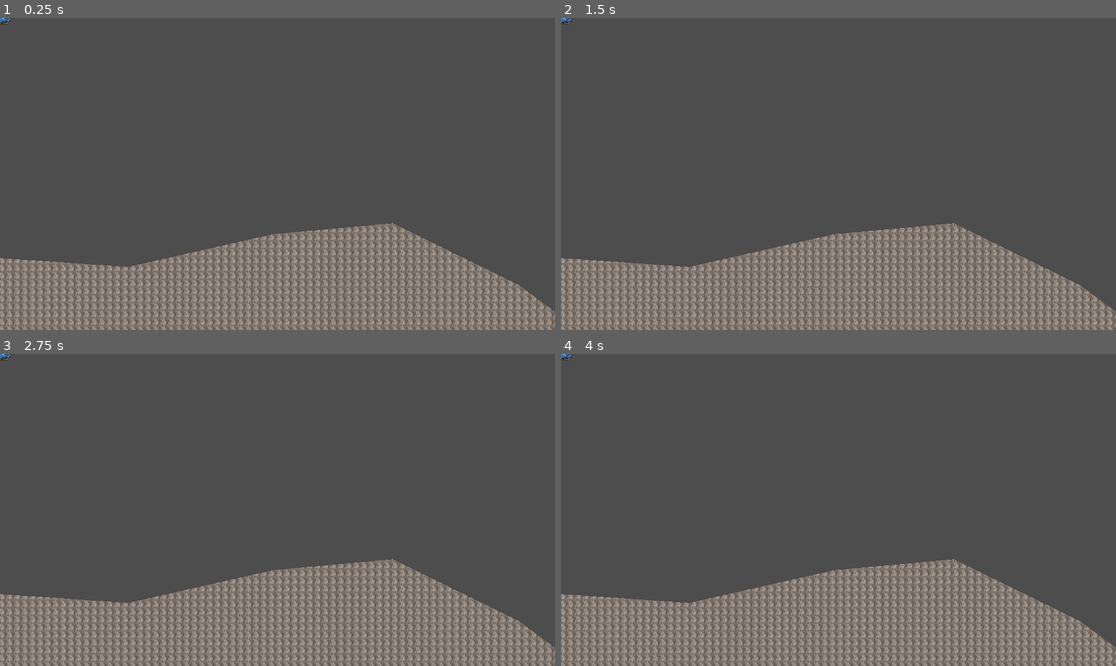
Above: before the commit, frames 1-4 (two rows, left to right).
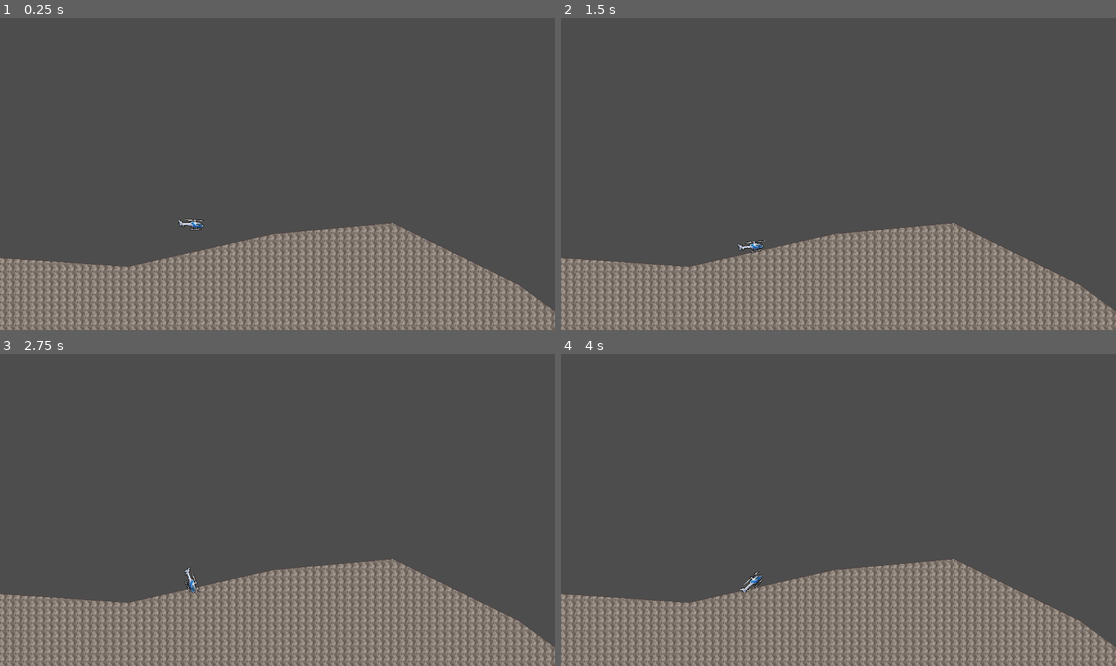
Above: after the commit, the same moments.

Repository: crispyBrownWork/fathelicopter
Game: Godot game, scene res://world_environment.tscn
Two runs of this game, one before a commit and one after it. Both use one fixed random seed, a clock stepped at 60 frames per second and the inputs below.
Inputs (mouse positions are in pixels of both pictures, inside the frame that each line leads up to):
- Up to frame 1 (0.25 s): no input
- Up to frame 2 (1.5 s): tap Enter at 0.5 s; move the mouse to (960, 158) at 0.52 s; hold Right (ui_right) 0.53-1.25 s; hold Alt 0.53-1.25 s; click (960, 158) at 0.67 s; tap Space at 0.77, 1.25 s; drag from (727, 189) to (810, 236) at 1.27 s
- Up to frame 3 (2.75 s): move the mouse to (333, 441) at 2.02 s; hold Right (ui_right) from 2.03 s (still down); hold Ctrl from 2.03 s (still down)
- Up to frame 4 (4 s): release Right (ui_right) at 2.75 s; release Ctrl at 2.75 s; drag from (810, 572) to (672, 463) at 2.77 s; move the mouse to (1005, 556) at 3.52 s; hold Left (ui_left) from 3.53 s (still down); hold Alt from 3.53 s (still down); tap Space at 3.77 s

The runs differ from the first frame. In frame 1, 0.1% of the frame differs, in the area x 0-37%, y 0-69%; in frame 2, 0.1%; in frame 3, 0.1%; in frame 4, 0.1%.

Commit message:
fixed physics
fixed rigidbody2d and added collisionshape to terrain

Diff:
--- /dev/null
+++ b/Player.gd
@@ -0,0 +1,22 @@
+extends Node2D
+
+# Speed of rotation when the player presses keys
+@export var rotation_speed: float = 100.0
+# Speed of rotation to return to upright position
+@export var return_speed: float = 200.0
+
+func _process(delta: float) -> void:
+	# Get input for rotation
+	if Input.is_action_pressed("ui_left"):  # 'A' is bound to ui_left by default
+		rotation_degrees -= rotation_speed * delta
+	elif Input.is_action_pressed("ui_right"):  # 'D' is bound to ui_right by default
+		rotation_degrees += rotation_speed * delta
+	else:
+		# Return to upright position (90 degrees)
+		if rotation_degrees > 0:
+			rotation_degrees -= return_speed * delta
+		elif rotation_degrees < 0:
+			rotation_degrees += return_speed * delta
+
+	# Clamp the rotation between 0 and 180 degrees
+	rotation_degrees = clamp(rotation_degrees, -90, 90)
--- /dev/null
+++ b/RigidBody2D.gd
@@ -0,0 +1,23 @@
+extends RigidBody2D
+
+
+# Speed of rotation when the player presses keys
+@export var rotation_speed: float = 100.0
+# Speed of rotation to return to upright position
+@export var return_speed: float = 200.0
+
+func _process(delta: float) -> void:
+	# Get input for rotation
+	if Input.is_action_pressed("ui_left"):  # 'A' is bound to ui_left by default
+		rotation_degrees -= rotation_speed * delta
+	elif Input.is_action_pressed("ui_right"):  # 'D' is bound to ui_right by default
+		rotation_degrees += rotation_speed * delta
+	else:
+		# Return to upright position (90 degrees)
+		if rotation_degrees > 0:
+			rotation_degrees -= return_speed * delta
+		elif rotation_degrees < 0:
+			rotation_degrees += return_speed * delta
+
+	# Clamp the rotation between 0 and 180 degrees
+	rotation_degrees = clamp(rotation_degrees, -90, 90)
--- a/project.godot
+++ b/project.godot
@@ -12,7 +12,7 @@
 
 config/name="FatHelicopter"
 run/main_scene="res://world_environment.tscn"
-config/features=PackedStringArray("4.3", "Forward Plus")
+config/features=PackedStringArray("4.2", "Forward Plus")
 config/icon="res://icon.svg"
 
 [editor_plugins]
--- a/world_environment.tscn
+++ b/world_environment.tscn
@@ -11,26 +11,9 @@
 [ext_resource type="Texture2D" uid="uid://bmy14b56rlh2p" path="res://RockEdge.png" id="8_gxtjp"]
 [ext_resource type="Texture2D" uid="uid://byj8yci88g6j5" path="res://RockBase.png" id="9_5c6ox"]
 [ext_resource type="Script" path="res://addons/rmsmartshape/materials/shape_material.gd" id="10_p0ep2"]
-
-[sub_resource type="GDScript" id="GDScript_2nome"]
-script/source = "extends RigidBody2D
-
-
-# Called when the node enters the scene tree for the first time.
-func _ready() -> void:
-	pass # Replace with function body.
-
-
-# Called every frame. 'delta' is the elapsed time since the previous frame.
-func _process(delta: float) -> void:
-	pass
-"
-
-[sub_resource type="CapsuleShape2D" id="CapsuleShape2D_4yhkb"]
-radius = 11.0
-height = 48.0
-
-[sub_resource type="Resource" id="Resource_vm0at"]
+[ext_resource type="Script" path="res://RigidBody2D.gd" id="11_k5bjk"]
+
+[sub_resource type="Resource" id="Resource_kptj5"]
 script = ExtResource("3_lqk3r")
 texture_idx = 0
 flip = false
@@ -243,25 +226,36 @@
 fill_mesh_offset = 0.0
 render_offset = 0.0
 
+[sub_resource type="CapsuleShape2D" id="CapsuleShape2D_qbw6a"]
+radius = 13.0
+height = 56.0
+
 [node name="WorldEnvironment" type="Node2D"]
 
-[node name="Player" type="Node2D" parent="."]
-
-[node name="RigidBody2D" type="RigidBody2D" parent="Player"]
-script = SubResource("GDScript_2nome")
-
-[node name="CollisionShape2D" type="CollisionShape2D" parent="Player/RigidBody2D"]
-rotation = 1.5708
-shape = SubResource("CapsuleShape2D_4yhkb")
-
-[node name="Sprite2D" type="Sprite2D" parent="Player"]
-texture = ExtResource("1_umgt1")
-
 [node name="Terrain" type="Node2D" parent="."]
 
-[node name="SS2D_Shape_Closed" type="Node2D" parent="Terrain"]
+[node name="StaticBody2D" type="StaticBody2D" parent="Terrain"]
+
+[node name="SS2D_Shape_Closed" type="Node2D" parent="Terrain/StaticBody2D"]
 texture_filter = 1
 texture_repeat = 2
 script = ExtResource("2_0yiln")
 _points = SubResource("Resource_ymv28")
 shape_material = SubResource("Resource_6tvc3")
+collision_polygon_node_path = NodePath("../CollisionPolygon2D")
+
+[node name="CollisionPolygon2D" type="CollisionPolygon2D" parent="Terrain/StaticBody2D"]
+modulate = Color(1, 1, 1, 0.3)
+polygon = PackedVector2Array(-42.7676, 494.932, 265.913, 516.35, 567.034, 448.314, 815.239, 425.636, 1077.3, 554.148, 1266.29, 693.999, 932.036, 860.941, 468.76, 859.049, 182.758, 791.013, -37.728, 780.934, -42.7676, 494.932)
+
+[node name="Heli" type="RigidBody2D" parent="."]
+position = Vector2(400, 400)
+script = ExtResource("11_k5bjk")
+
+[node name="Sprite2D" type="Sprite2D" parent="Heli"]
+texture_filter = 1
+texture = ExtResource("1_umgt1")
+
+[node name="CollisionShape2D" type="CollisionShape2D" parent="Heli"]
+rotation = 1.5708
+shape = SubResource("CapsuleShape2D_qbw6a")
Not shown, changed: addons/rmsmartshape/assets/SourceCodeVariable-Roman.ttf.import
Not shown: 11 places in world_environment.tscn that only renumber resources
